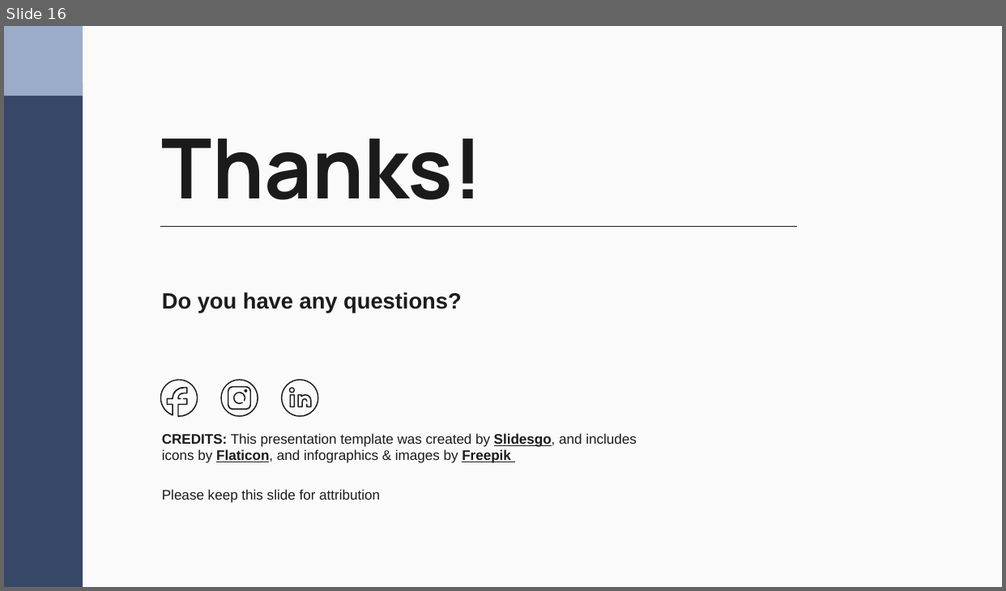
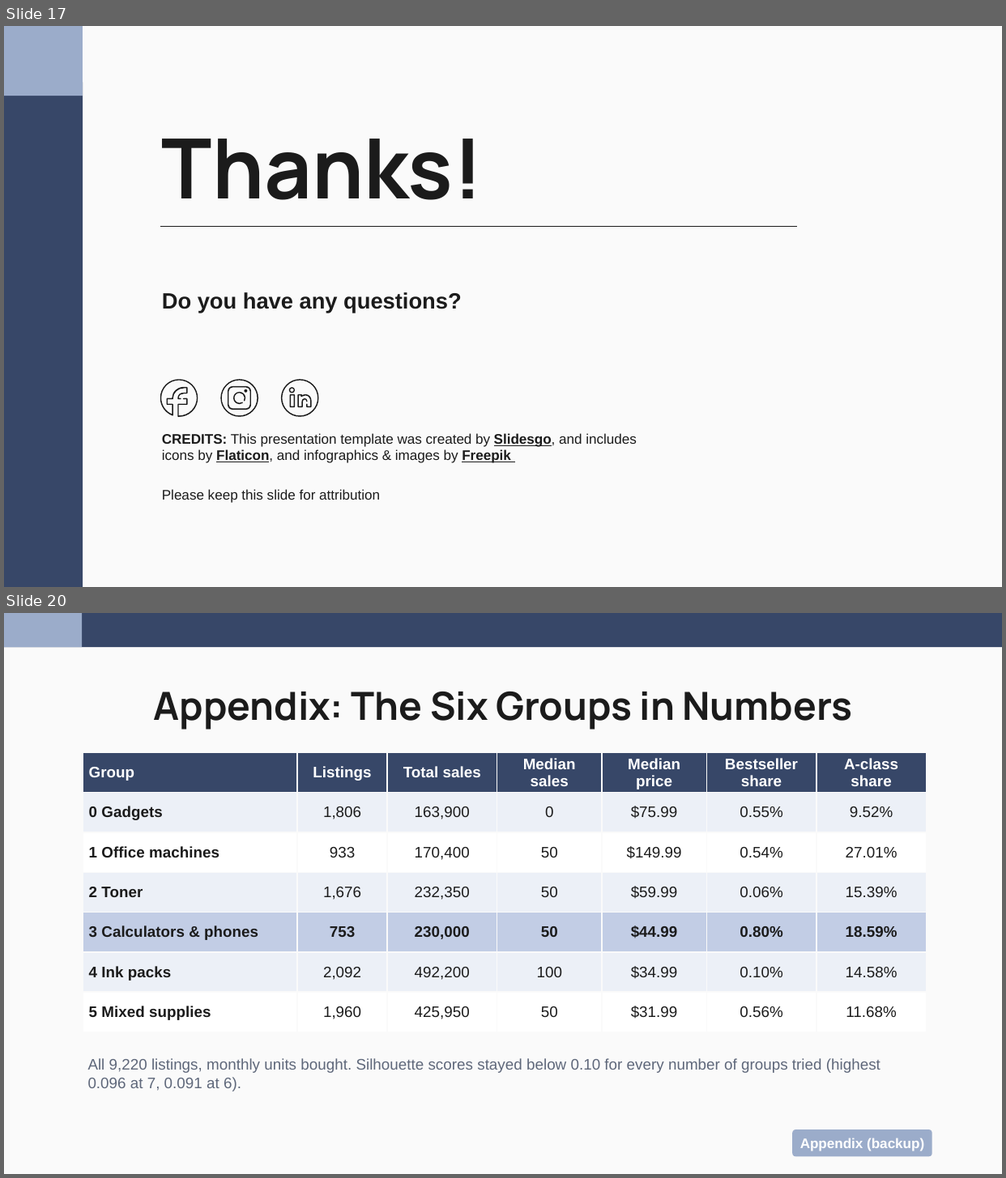
Before and after one commit to nakimagine/hello-world, a slide deck: Group_3_Amazon_Office_Electronic_Slides.pptx. Shown one above the other, each under a label of ours: slide 16 before the commit, slides 17 and 20 after it; the slides between them are not shown. The pictures are 1006x591 and 1006x1178 pixels, drawn with LibreOffice and Linux fonts; fonts in the diff are those of the drawing. Boxes give left, top, right and bottom in pixels: in the first picture for what was removed or moved away, otherwise in the second. Text is boxed around its words. In the diff, an @@ line names an element or a change of style, - is before the commit and + after.

```diff
--- a/Group_3_Amazon_Office_Electronic_Slides.pptx
+++ b/Group_3_Amazon_Office_Electronic_Slides.pptx
@@ slide 20 added at box(4, 613, 1002, 1174), background #FAFAFA @@
@@ rectangle added at box(4, 613, 1002, 647), fill #374768 @@
@@ rectangle added at box(4, 613, 82, 647), fill #9BACCA @@
@@ title added at box(154, 691, 853, 730), 28 pt, text #1B1B1B, bold @@
+Appendix: The Six Groups in Numbers
@@ table added at box(83, 752, 926, 1032), 7 rows, 7 columns @@
+Group | Listings | Total sales | Median sales | Median price | Bestseller share | A-class share
+0 Gadgets | 1,806 | 163,900 | 0 | $75.99 | 0.55% | 9.52%
+1 Office machines | 933 | 170,400 | 50 | $149.99 | 0.54% | 27.01%
+2 Toner | 1,676 | 232,350 | 50 | $59.99 | 0.06% | 15.39%
+3 Calculators & phones | 753 | 230,000 | 50 | $44.99 | 0.80% | 18.59%
+4 Ink packs | 2,092 | 492,200 | 100 | $34.99 | 0.10% | 14.58%
+5 Mixed supplies | 1,960 | 425,950 | 50 | $31.99 | 0.56% | 11.68%
@@ text added at box(88, 1059, 880, 1092), 11 pt, text #5E677A @@
+All 9,220 listings, monthly units bought. Silhouette scores stayed below 0.10 for every number of groups tried (highest 0.096 at 7, 0.091 at 6).
@@ rounded rectangle added at box(792, 1130, 932, 1157), fill #9BACCA, 10 pt, text #FFFFFF, bold @@
+Appendix (backup)
@@ what was slide 16 is now slide 17 @@
```
Also in this commit, not shown: 8 other slides added.
